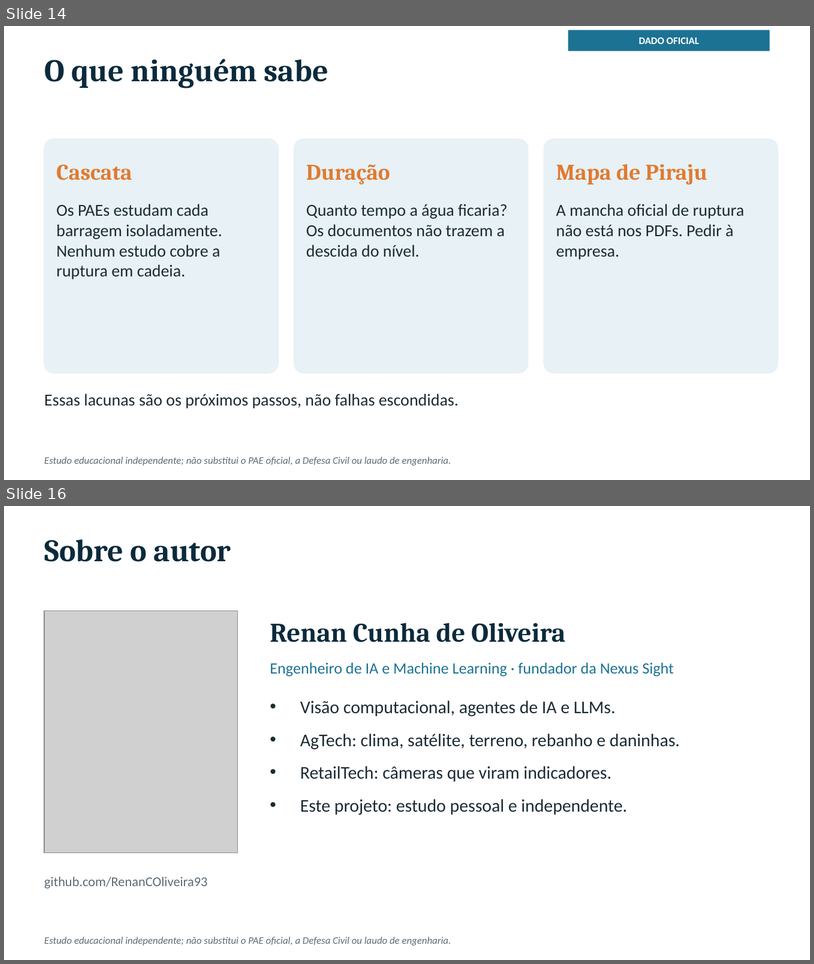
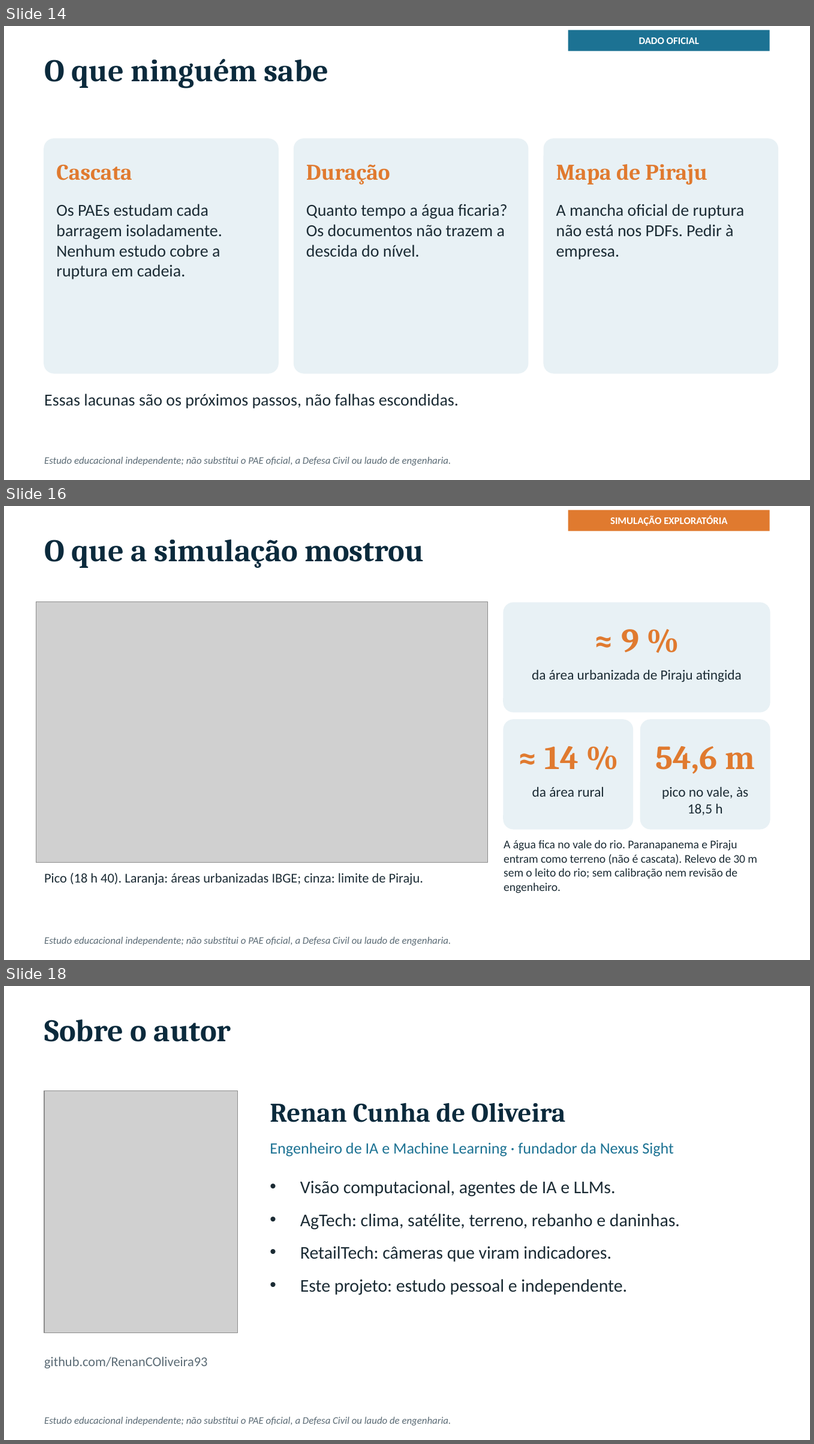
Before and after one commit to RenanCOliveira93/Jurumirim-Flood_Explorer, a slide deck: docs/apresentacao/Jurumirim_Flood_Explorer.pptx. Shown one above the other, each under a label of ours: slides 14 and 16 before the commit, slides 14, 16 and 18 after it; the slides between them are not shown. The pictures are 814x964 and 814x1444 pixels, drawn with LibreOffice and Linux fonts; fonts in the diff are those of the drawing; grey boxes stand for pictures. Boxes give left, top, right and bottom in pixels: in the first picture for what was removed or moved away, otherwise in the second. Text is boxed around its words. In the diff, an @@ line names an element or a change of style, - is before the commit and + after.

```diff
--- a/docs/apresentacao/Jurumirim_Flood_Explorer.pptx
+++ b/docs/apresentacao/Jurumirim_Flood_Explorer.pptx
@@ slide 16 added at <box>4,506,810,960</box>, background #FFFFFF @@
@@ rectangle added at <box>569,510,770,531</box>, fill #E07A2F, 9 pt, text #FFFFFF, bold @@
+SIMULAÇÃO EXPLORATÓRIA
@@ text added at <box>44,539,425,568</box>, 28 pt, text #0B2A3C, bold @@
+O que a simulação mostrou
@@ picture added at <box>36,602,488,862</box> @@
@@ rounded rectangle added at <box>504,603,770,712</box>, fill #E8F1F5, outline #E8F1F5 1 pt @@
@@ text added at <box>621,629,639,652</box>, 30 pt, text #E07A2F, bold @@
+≈ 9 %
@@ text added at <box>532,669,742,682</box>, 12.5 pt, text #1B2B34 @@
+da área urbanizada de Piraju atingida
@@ rounded rectangle added at <box>504,720,633,829</box>, fill #E8F1F5, outline #E8F1F5 1 pt @@
@@ rounded rectangle added at <box>641,720,770,829</box>, fill #E8F1F5, outline #E8F1F5 1 pt @@
@@ text added at <box>545,746,579,769</box>, 30 pt, text #E07A2F, bold @@
+≈ 14 %
@@ text added at <box>656,746,755,774</box>, 30 pt, text #E07A2F, bold @@
+54,6 m
@@ text added at <box>533,786,604,796</box>, 12.5 pt, text #1B2B34 @@
+da área rural
@@ text added at <box>662,786,749,815</box>, 12.5 pt, text #1B2B34 @@
+pico no vale, às 18,5 h
@@ text added at <box>504,840,758,893</box>, 10.5 pt, text #1B2B34 @@
+A água fica no vale do rio. Paranapanema e Piraju entram como terreno (não é cascata). Relevo de 30 m sem o leito do rio; sem calibração nem revisão de engenheiro.
@@ text added at <box>44,873,423,885</box>, 12 pt, text #1B2B34 @@
+Pico (18 h 40). Laranja: áreas urbanizadas IBGE; cinza: limite de Piraju.
@@ text added at <box>44,936,452,945</box>, 9 pt, text #5B6B75, italic @@
+Estudo educacional independente; não substitui o PAE oficial, a Defesa Civil ou laudo de engenharia.
@@ what was slide 16 is now slide 18 @@
```
Also in this commit, not shown: 1 slide changed, 1 other slide added, 10 other files.
